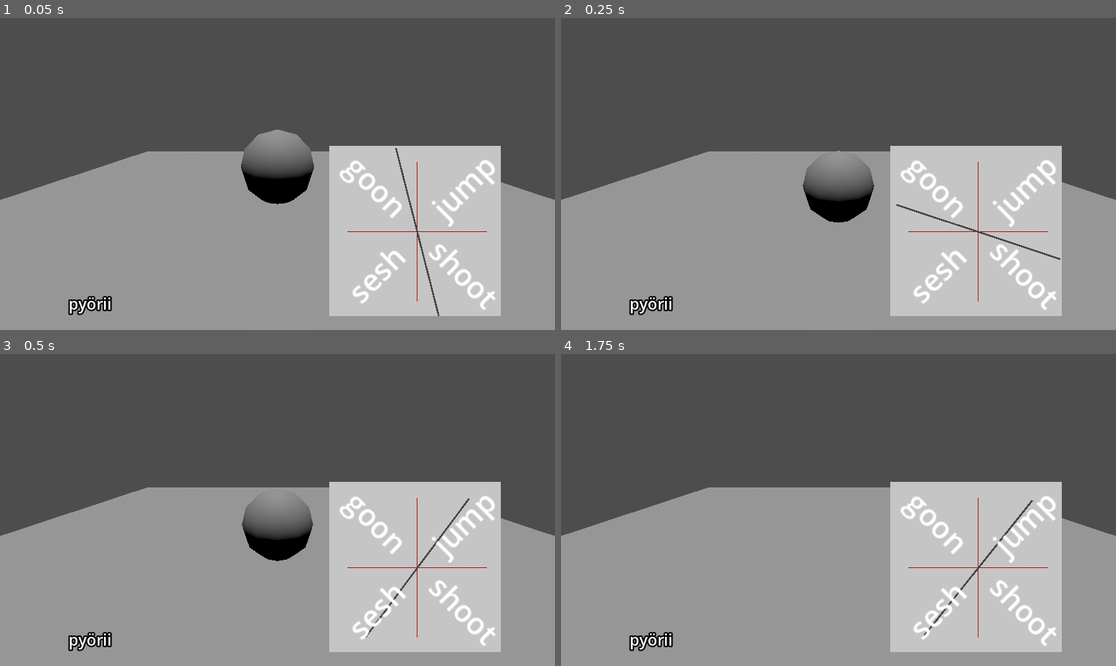
Above: before the commit, frames 1-4 (two rows, left to right).
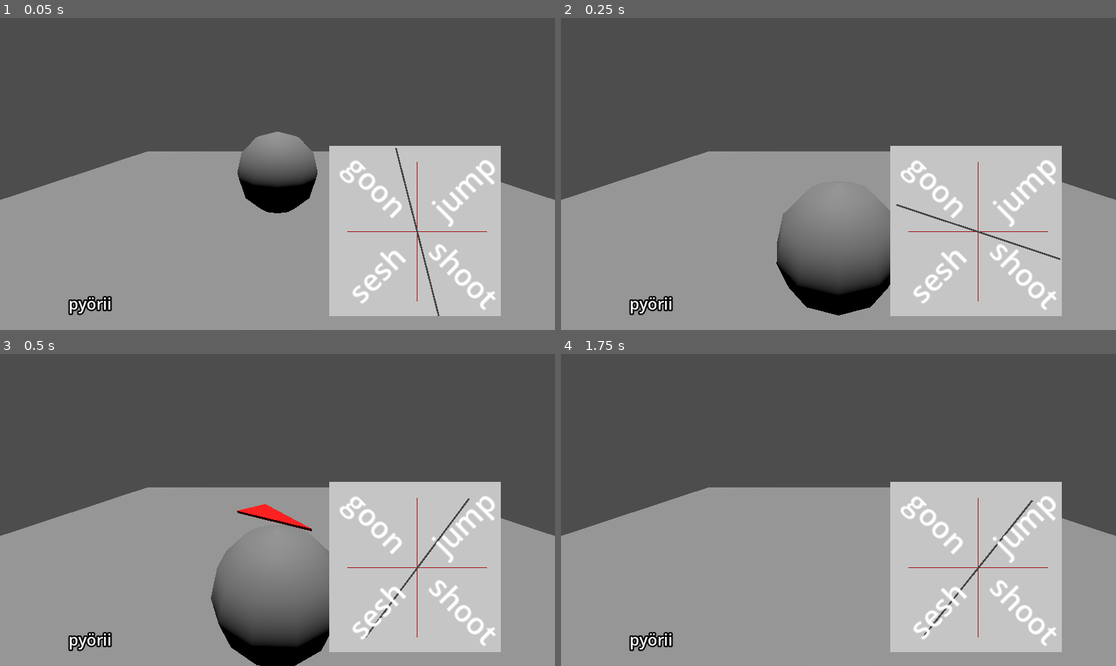
Above: after the commit, the same moments.

Repository: JaaskelainenL/tik-gamejam
Game: Godot game, scene res://scenes/game.tscn
Same seed, same stepped clock (60 frames per second), same inputs: the game is played once before the commit and once after it.
Inputs:
- Up to frame 1 (0.05 s): no input
- Up to frame 2 (0.25 s): no input
- Up to frame 3 (0.5 s): no input
- Up to frame 4 (1.75 s): tap Enter (ui_accept) at 0.5, 0.6, 0.77, 1.07, 1.35, 1.52 s; hold Right (ui_right) 0.53-1.28 s; hold Down (ui_down) from 1.28 s (still down)

The runs differ from the first frame. In frame 1, 1.2% of the frame differs, in the area x 42-58%, y 35-63%; in frame 2, 7.0%; in frame 3, 7.4%, in the area x 37-60%, y 47-100%; in frame 4, nothing differs.

Commit message:
add spin + bounce

Diff:
--- a/scenes/player.gd
+++ b/scenes/player.gd
@@ -1,28 +1,30 @@
 extends CharacterBody3D
 
 
-const SPEED = 5.0
-const JUMP_VELOCITY = 4.5
+const JUMP_DISTANCE = 5.0
+const JUMP_HEIGHT = 4.5
+const SPIN = 3.0
 
+# Called every frame. 'delta' is the elapsed time since the previous frame.
+func _process(delta: float) -> void:
+	if is_on_floor():
+		rotate_y(SPIN * delta)
 
 func _physics_process(delta: float) -> void:
-	# Add the gravity.
+	if Input.is_action_just_pressed("ui_accept") and is_on_floor():
+		velocity.y = JUMP_HEIGHT
+
+	var angleRadian = rotation_degrees.y * (PI / 180.0)
+	var direction := Vector3(0.0, 0.0, 1.0).rotated(Vector3(0.0, 1.0, 0.0), angleRadian)
+
 	if not is_on_floor():
+		$suuntaNuoli.visible = false
 		velocity += get_gravity() * delta
-
-	# Handle jump.
-	if Input.is_action_just_pressed("ui_accept") and is_on_floor():
-		velocity.y = JUMP_VELOCITY
-
-	# Get the input direction and handle the movement/deceleration.
-	# As good practice, you should replace UI actions with custom gameplay actions.
-	var input_dir := Input.get_vector("ui_left", "ui_right", "ui_up", "ui_down")
-	var direction := (transform.basis * Vector3(input_dir.x, 0, input_dir.y)).normalized()
-	if direction:
-		velocity.x = direction.x * SPEED
-		velocity.z = direction.z * SPEED
+		velocity.x = direction.x * JUMP_DISTANCE
+		velocity.z = direction.z * JUMP_DISTANCE
 	else:
-		velocity.x = move_toward(velocity.x, 0, SPEED)
-		velocity.z = move_toward(velocity.z, 0, SPEED)
+		$suuntaNuoli.visible = true
+		velocity.x = 0.0
+		velocity.z = 0.0
 
 	move_and_slide()
--- a/scenes/player.tscn
+++ b/scenes/player.tscn
@@ -1,8 +1,13 @@
-[gd_scene load_steps=3 format=3 uid="uid://tar4o1gxdhg1"]
+[gd_scene load_steps=5 format=3 uid="uid://tar4o1gxdhg1"]
 
 [ext_resource type="Script" path="res://scenes/player.gd" id="1_i81p0"]
 
 [sub_resource type="SphereShape3D" id="SphereShape3D_8enam"]
+
+[sub_resource type="PrismMesh" id="PrismMesh_psv1a"]
+
+[sub_resource type="StandardMaterial3D" id="StandardMaterial3D_3tedn"]
+albedo_color = Color(1, 0, 0, 1)
 
 [node name="Pleijeri" type="CharacterBody3D"]
 script = ExtResource("1_i81p0")
@@ -11,3 +16,8 @@
 
 [node name="CollisionShape3D" type="CollisionShape3D" parent="."]
 shape = SubResource("SphereShape3D_8enam")
+
+[node name="suuntaNuoli" type="MeshInstance3D" parent="."]
+transform = Transform3D(0.272918, 0, 0, 0, -2.6126e-08, -0.0158861, 0, 0.597694, -6.94406e-10, 0, 0.585684, 0)
+mesh = SubResource("PrismMesh_psv1a")
+surface_material_override/0 = SubResource("StandardMaterial3D_3tedn")
